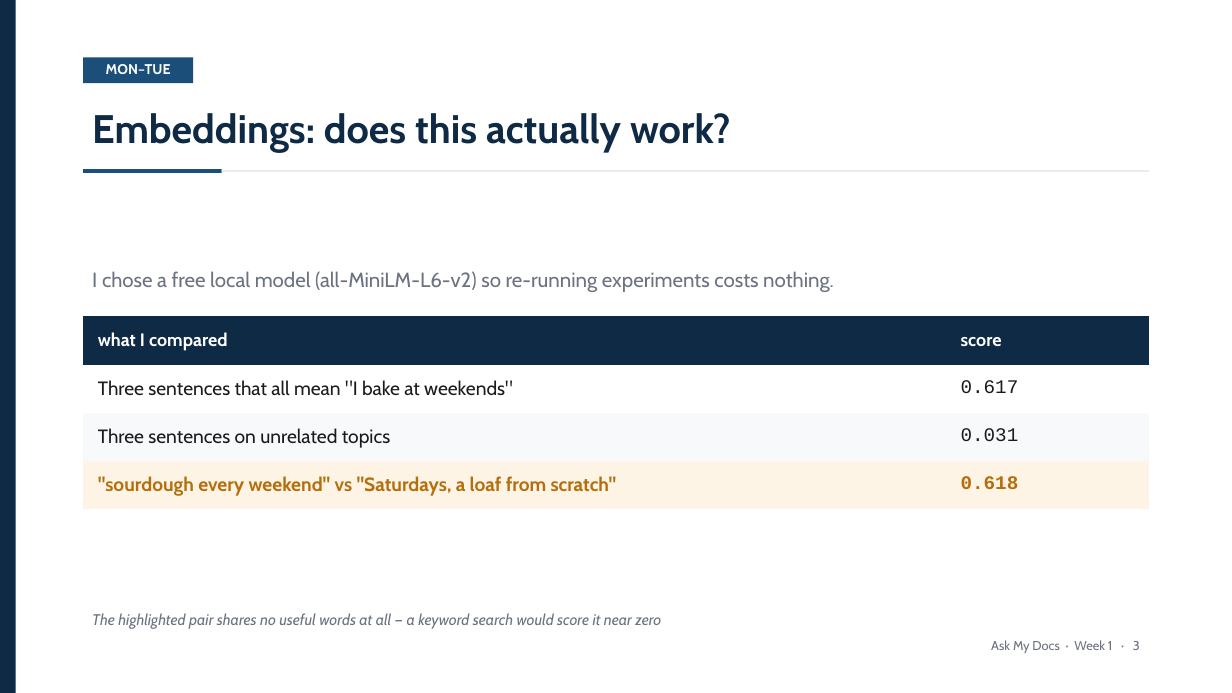
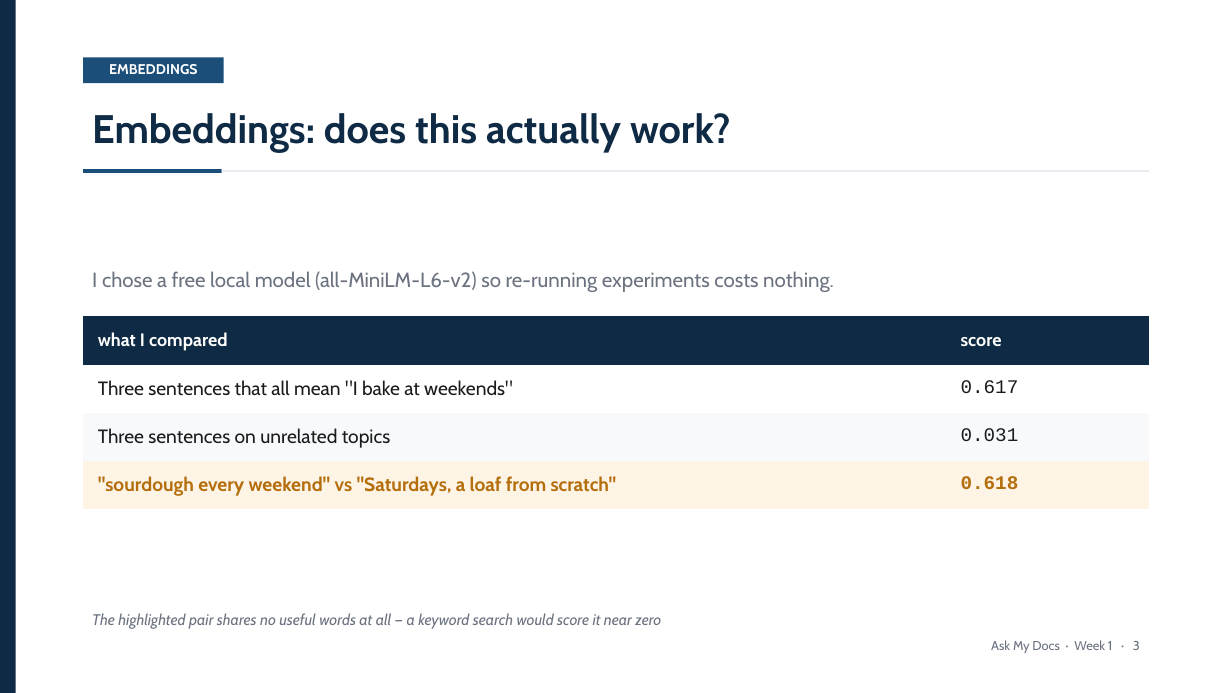
Before and after one commit to Iddrisusalima/ask-my-docs, a slide deck: slide 4 of presentation/week1-review.pptx. Drawn at 1232x693 pixels with LibreOffice and Linux fonts; fonts in the diff are those of the drawing. Boxes give left, top, right and bottom in pixels: in the first picture for what was removed or moved away, otherwise in the second. Text is boxed around its words. In the diff, an @@ line names an element or a change of style, - is before the commit and + after.

```diff
--- a/presentation/week1-review.pptx
+++ b/presentation/week1-review.pptx
@@ rectangle: place and size @@
-rectangle at <box>83,57,193,83</box>
+rectangle at <box>83,57,224,83</box>
@@ text at <box>109,64,198,74</box>: text changed @@
-MON–TUE
+EMBEDDINGS
```
Also in this commit, not shown: 5 other slides changed, 2 other files.
